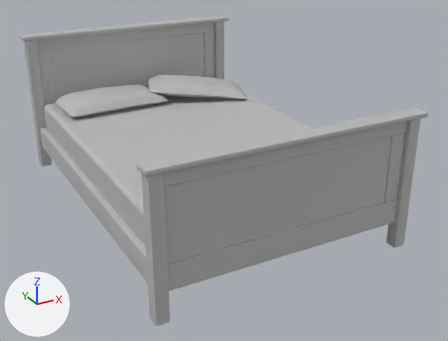
Two versions of the FBX model Two States/Assets/Meshes/bed_double.fbx, one commit apart.
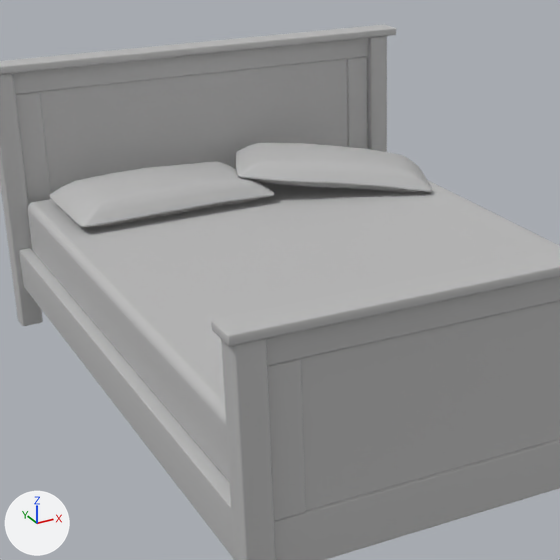
There are two pictures of each version: one whole from a 50 mm lens placed at (-1.7, -3.46, 1.9), pointed at (0.1, -0.18, 0.26), one close up on the part from 7% to 69% of the width and 1% to 83% of the height. The lights are fixed; the arrows at lower left show +X, +Y and +Z. Where no turn or scale is listed for an object, it has been applied to the vertices.

The first close-up shows 'bed_double'.
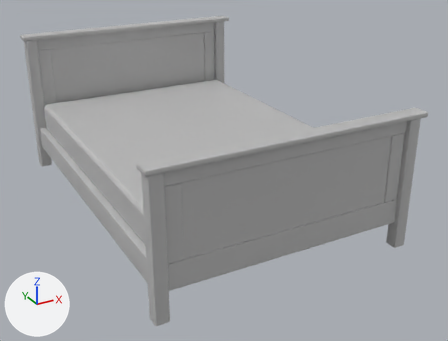
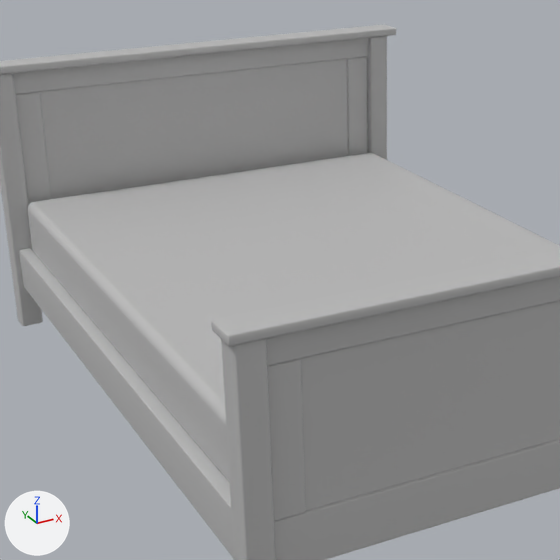
Commit message: Removed pillows from beds
Removed pillows from beds plus additional carpet mesh

The change, as a diff of the scene's bpy script:
```diff
--- a/Two States/Assets/Meshes/bed_double.fbx.py
+++ b/Two States/Assets/Meshes/bed_double.fbx.py
@@ me_mesh @@
 me_mesh.from_pydata(...)  # 1012 vertices, 1940 faces; spans x -0.83..0.83, y -1.16..1.16, z 0.0..1.0
 # used by ob_bed_double; location = (0.0, 0.0, 0.0)
+# me_mesh part 1: the loose piece of 258 vertices spanning x -0.68..0.07, y 0.58..1.03, z 0.49..0.61 is deleted
+# me_mesh part 2: the loose piece of 258 vertices spanning x -0.05..0.77, y 0.41..1.06, z 0.47..0.63 is deleted
 me_mesh.materials.append(mat_m_default)
```

Pixel boxes [x1, y1, x2, y2] of what changed, in the close-ups (560 x 560 px):
part 1 of me_mesh, deleted: before [49, 162, 274, 227]
part 2 of me_mesh, deleted: before [236, 143, 433, 193]
